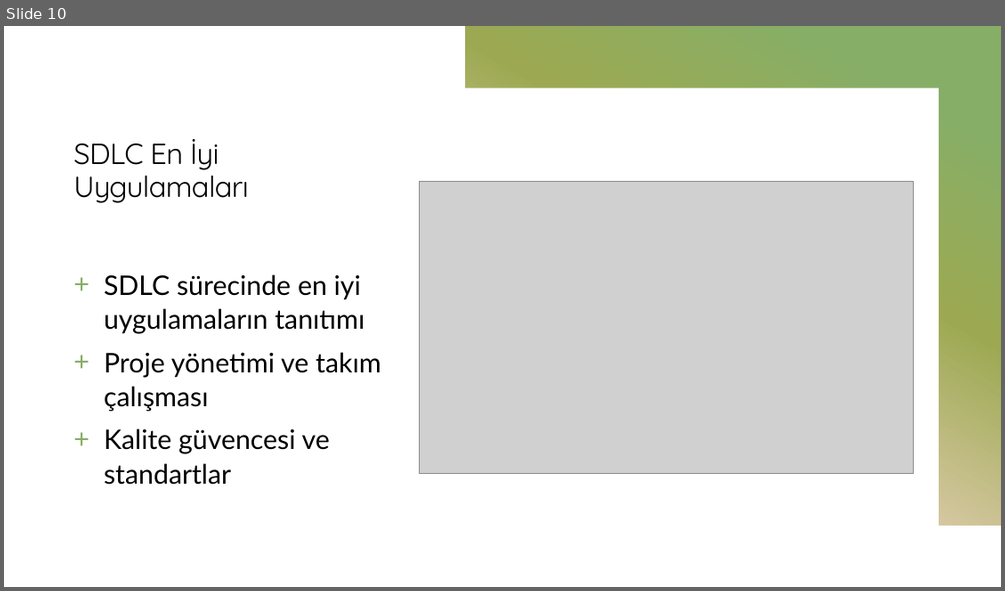
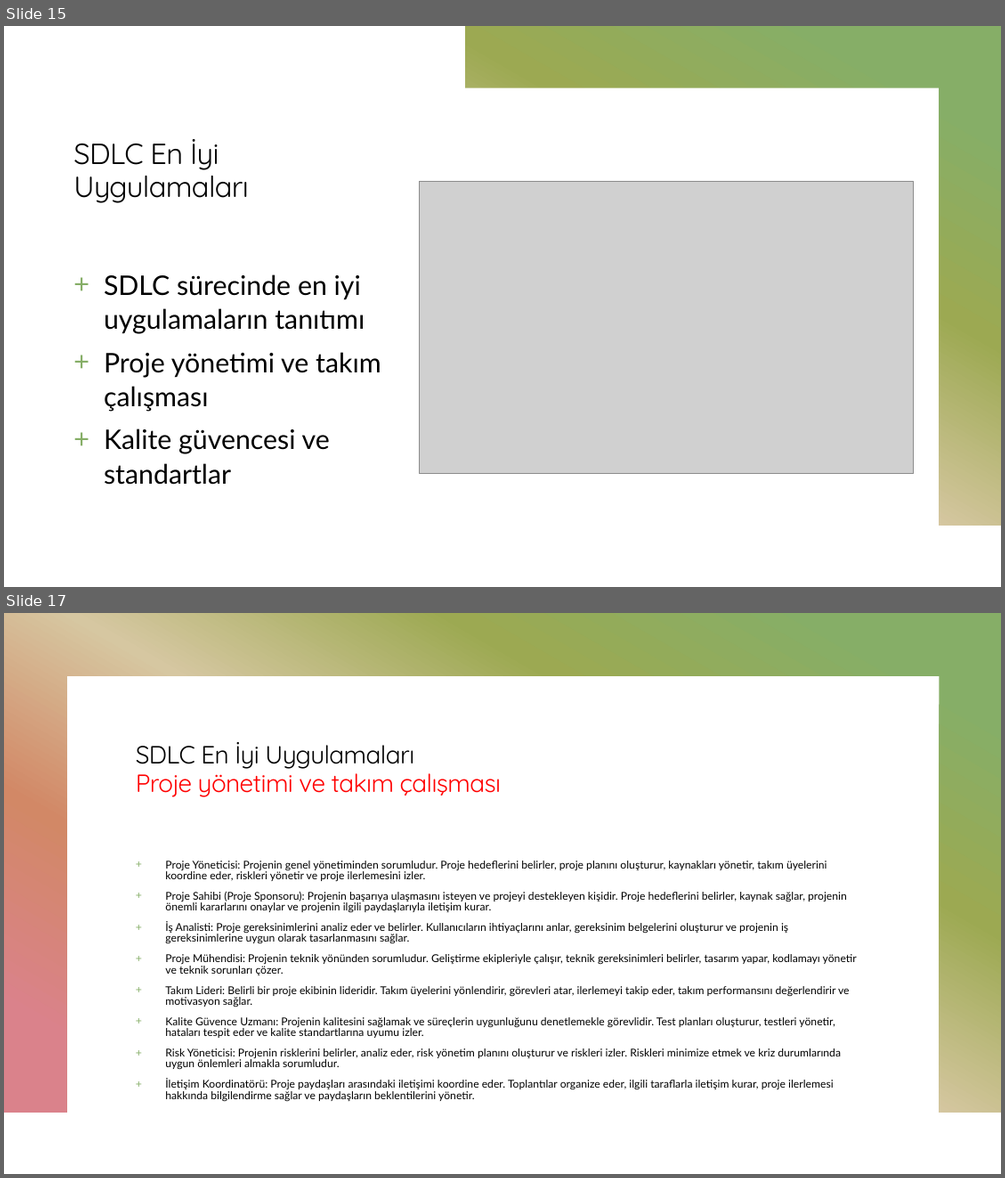
Before and after one commit to mehmetsungur/SDLC, a slide deck: SDLC.pptx. Shown one above the other, each under a label of ours: slide 10 before the commit, slides 15 and 17 after it; the slides between them are not shown. The pictures are 1005x591 and 1005x1178 pixels, drawn with LibreOffice and Linux fonts; fonts in the diff are those of the drawing; grey boxes stand for pictures. Boxes give left, top, right and bottom in pixels: in the first picture for what was removed or moved away, otherwise in the second. Text is boxed around its words. In the diff, an @@ line names an element or a change of style, - is before the commit and + after.

```diff
--- a/SDLC.pptx
+++ b/SDLC.pptx
@@ slide 17 added at <box>4,613,1001,1174</box>, background #FFFFFF; not listed: 1 template element that a slide beside it also shows @@
@@ title added at <box>136,742,502,797</box>, 24 pt, text #FF0000 @@
+SDLC En İyi Uygulamaları
+Proje yönetimi ve takım çalışması
@@ text added at <box>165,860,857,1102</box>, 10.4 pt, text #000000 @@
++ Proje Yöneticisi: Projenin genel yönetiminden sorumludur. Proje hedeflerini belirler, proje planını oluşturur, kaynakları yönetir, takım üyelerini koordine eder, riskleri yönetir ve proje ilerlemesini izler.
++ Proje Sahibi (Proje Sponsoru): Projenin başarıya ulaşmasını isteyen ve projeyi destekleyen kişidir. Proje hedeflerini belirler, kaynak sağlar, projenin önemli kararlarını onaylar ve projenin ilgili paydaşlarıyla iletişim kurar.
++ İş Analisti: Proje gereksinimlerini analiz eder ve belirler. Kullanıcıların ihtiyaçlarını anlar, gereksinim belgelerini oluşturur ve projenin iş gereksinimlerine uygun olarak tasarlanmasını sağlar.
++ Proje Mühendisi: Projenin teknik yönünden sorumludur. Geliştirme ekipleriyle çalışır, teknik gereksinimleri belirler, tasarım yapar, kodlamayı yönetir ve teknik sorunları çözer.
++ Takım Lideri: Belirli bir proje ekibinin lideridir. Takım üyelerini yönlendirir, görevleri atar, ilerlemeyi takip eder, takım performansını değerlendirir ve motivasyon sağlar.
++ Kalite Güvence Uzmanı: Projenin kalitesini sağlamak ve süreçlerin uygunluğunu denetlemekle görevlidir. Test planları oluşturur, testleri yönetir, hataları tespit eder ve kalite standartlarına uyumu izler.
++ Risk Yöneticisi: Projenin risklerini belirler, analiz eder, risk yönetim planını oluşturur ve riskleri izler. Riskleri minimize etmek ve kriz durumlarında uygun önlemleri almakla sorumludur.
++ İletişim Koordinatörü: Proje paydaşları arasındaki iletişimi koordine eder. Toplantılar organize eder, ilgili taraflarla iletişim kurar, proje ilerlemesi hakkında bilgilendirme sağlar ve paydaşların beklentilerini yönetir.
@@ what was slide 10 is now slide 15 @@
```
Also in this commit, not shown: 3 slides changed, 11 other slides added.
